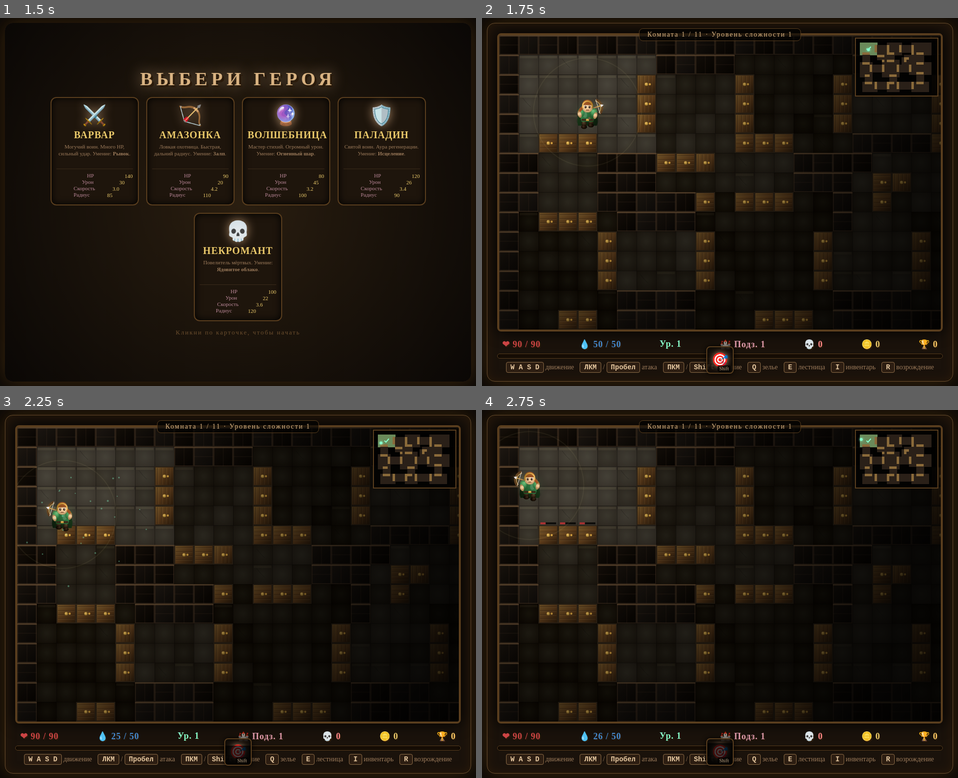
Above: before the commit, frames 1-4 (two rows, left to right).
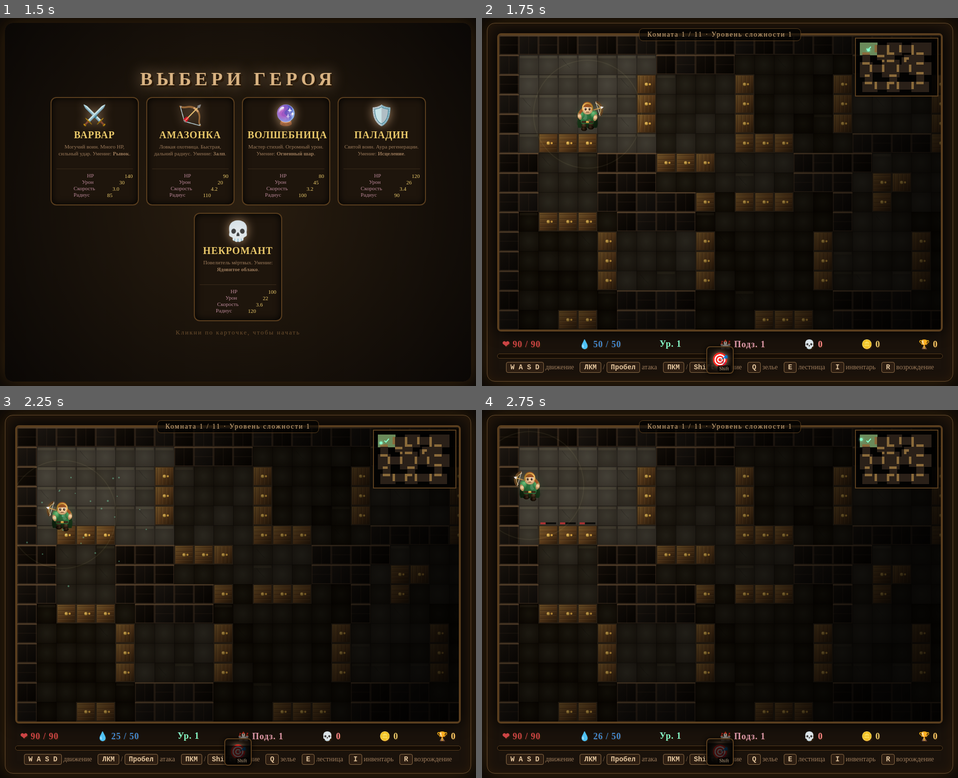
Above: after the commit, the same moments.

Repository: savage52rus/DungeonGame
Game: browser game, page index.html
Same seed, same stepped clock (60 frames per second), same inputs: the game is played once before the commit and once after it.
Inputs (mouse positions are in pixels of both pictures, inside the frame that each line leads up to):
- Up to frame 1 (1.5 s): click (238, 183) at 0.27 s; hold D from 1.03 s (still down); click (238, 213) at 1.07 s; tap Shift at 1.1 s
- Up to frame 2 (1.75 s): release D at 1.53 s; hold S from 1.58 s (still down); tap Shift at 1.6 s; click (629, 150) at 1.67 s
- Up to frame 3 (2.25 s): release S at 1.85 s; hold A from 1.9 s (still down); tap Shift at 2.1 s
- Up to frame 4 (2.75 s): click (810, 527) at 2.27 s; release A at 2.47 s; hold W from 2.52 s (still down); tap Shift at 2.6 s

Frame 1 is identical in both runs. In frame 2, 0.2% of the frame differs, in the area x 20-82%, y 8-31%; in frame 3, less than 0.1%; in frame 4, less than 0.1%.

Commit message:
Update game.js

Diff:
--- a/js/game.js
+++ b/js/game.js
@@ -36,8 +36,6 @@
         document.getElementById('upgradeOverlay').classList.remove('active');
         UI.updateRoomIndicator();
         UI.update();
-
-        if (typeof TouchControls !== 'undefined') TouchControls.updatePotionCount();
 
         State.gameRunning = true;
         if (State.animFrameId) cancelAnimationFrame(State.animFrameId);
@@ -89,7 +87,6 @@
         State.floatingTexts.push({ x: p.x, y: p.y - 40, text: '+40 HP', color: '#8fc', life: 1.0, vy: -2 });
         Audio.pickup();
         UI.update();
-        if (typeof TouchControls !== 'undefined') TouchControls.updatePotionCount();
     },
 
     flashDamage() {
@@ -156,13 +153,6 @@
                 if (State.player.alive && State.gameRunning && !State.pausedForUpgrade) Skills.useSkill();
             }
         });
-
-        // Тап на канвасе = атака (для мобильных без кнопок)
-        this.canvas.addEventListener('touchstart', (e) => {
-            if (e.touches.length > 1) return; // мультитач оставляем джойстику
-            e.preventDefault();
-            if (State.player.alive && State.gameRunning && !State.pausedForUpgrade) Player.attack();
-        }, { passive: false });
 
         this.canvas.addEventListener('contextmenu', (e) => e.preventDefault());
         window.addEventListener('keydown', (e) => { if (e.key.startsWith('Arrow')) e.preventDefault(); });
@@ -198,9 +188,16 @@
     gameLoop(now) {
         if (!State.gameRunning) return;
         if (!State.lastTime) State.lastTime = now;
-        const dt = Math.min(50, now - State.lastTime);
+        let dt = now - State.lastTime;
+        if (!isFinite(dt) || dt <= 0) dt = 16.67;
+        dt = Math.min(50, dt);
         State.lastTime = now;
         State.globalTime = now;
+
+        // Защита от NaN в координатах игрока
+        if (!isFinite(State.player.x)) State.player.x = CONFIG.W / 2;
+        if (!isFinite(State.player.y)) State.player.y = CONFIG.H / 2;
+        if (!isFinite(State.player.hp)) State.player.hp = State.player.maxHp;
 
         Player.update(dt);
         if (typeof Skills !== 'undefined') Skills.update(dt);
@@ -213,19 +210,17 @@
     },
 
     draw() {
-    const ctx = this.ctx;
-    const W = CONFIG.W, H = CONFIG.H;
-    ctx.clearRect(0, 0, W, H);
-
-    // ЗАЩИТА ОТ NaN
-    if (!isFinite(State.player.x) || !isFinite(State.player.y)) {
-        console.warn("Координаты игрока сломаны, сброс на центр");
-        State.player.x = CONFIG.W / 2;
-        State.player.y = CONFIG.H / 2;
-    }
-
-    const camX = Math.max(0, Math.min(State.MAP_W * CONFIG.TILE - W, State.player.x - W / 2));
-    const camY = Math.max(0, Math.min(State.MAP_H * CONFIG.TILE - H, State.player.y - H / 2));
+        const ctx = this.ctx;
+        const W = CONFIG.W, H = CONFIG.H;
+        ctx.clearRect(0, 0, W, H);
+
+        if (!isFinite(State.player.x) || !isFinite(State.player.y)) {
+            State.player.x = CONFIG.W / 2;
+            State.player.y = CONFIG.H / 2;
+        }
+
+        const camX = Math.max(0, Math.min(State.MAP_W * CONFIG.TILE - W, State.player.x - W / 2));
+        const camY = Math.max(0, Math.min(State.MAP_H * CONFIG.TILE - H, State.player.y - H / 2));
         ctx.save();
         ctx.translate(-camX, -camY);
 
@@ -255,7 +250,6 @@
         for (let item of State.items) {
             const bobY = Math.sin(item.bob) * 4;
             if (item.pickupType === 'item') {
-                // Экипировка — по редкости
                 const rarity = RARITIES[item.rarity];
                 ctx.shadowColor = rarity.color;
                 ctx.shadowBlur = 15;
@@ -308,7 +302,6 @@
         // Враги
         for (let e of State.enemies) {
             Sprites.drawEnemy(ctx, e);
-            // Корона элиты
             if (e.isElite) {
                 ctx.font = 'bold 14px Arial';
                 ctx.textAlign = 'center';
